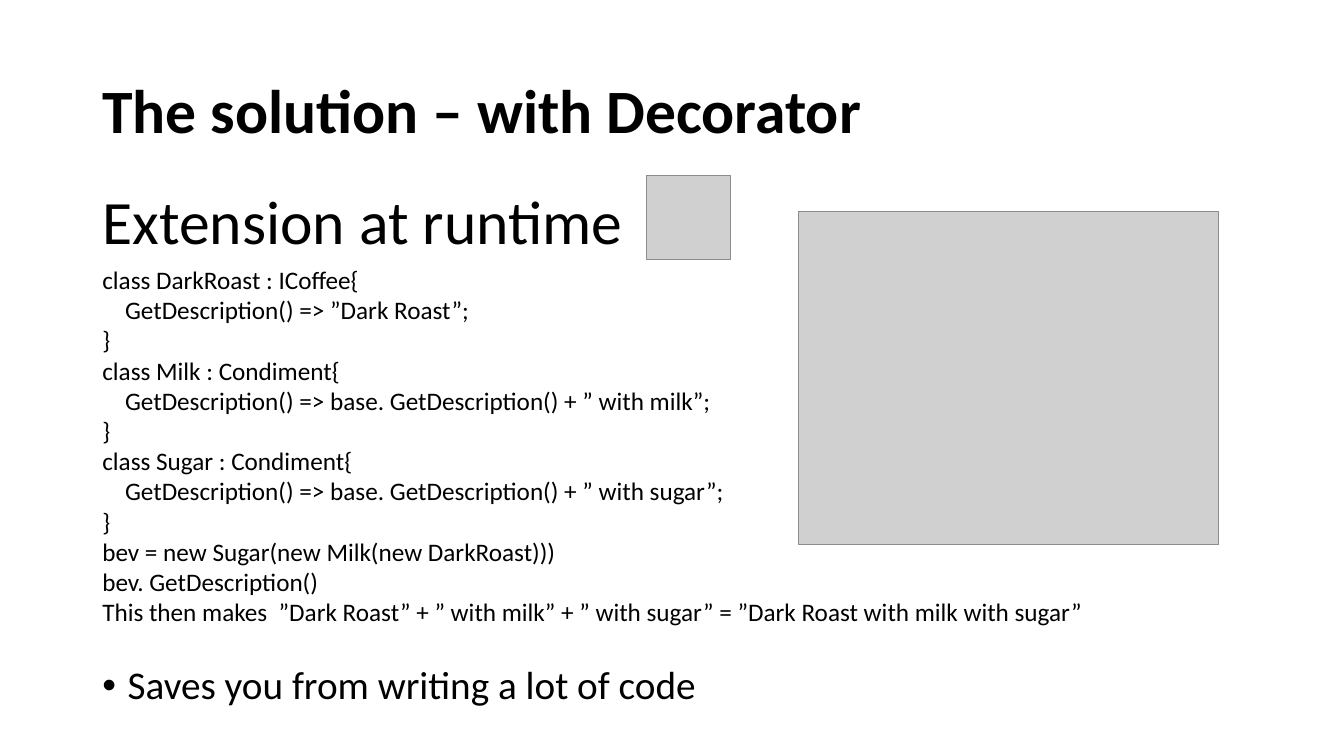
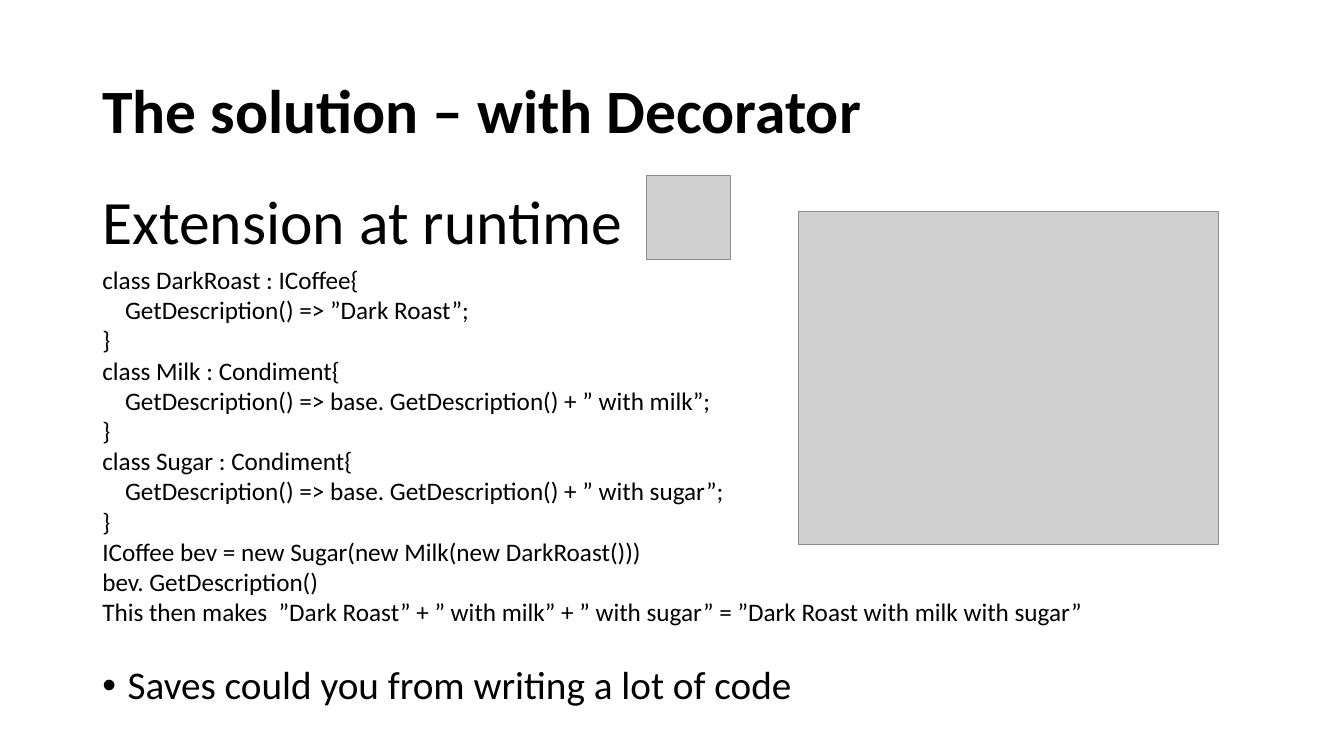
Before and after one commit to DaloonOfDoom/E21SWD_Assignment, a slide deck: slide 3 of Slides/The Decorator pattern.pptx. Drawn at 1344x756 pixels with LibreOffice and Linux fonts; fonts in the diff are those of the drawing; grey boxes stand for pictures. Boxes give left, top, right and bottom in pixels: in the first picture for what was removed or moved away, otherwise in the second. Text is boxed around its words. In the diff, an @@ line names an element or a change of style, - is before the commit and + after.

```diff
--- a/Slides/The Decorator pattern.pptx
+++ b/Slides/The Decorator pattern.pptx
@@ text at bbox=[102, 542, 641, 566]: text changed @@
-bev = new Sugar(new Milk(new DarkRoast)))
+ICoffee bev = new Sugar(new Milk(new DarkRoast()))
@@ text at bbox=[128, 671, 791, 706]: text changed @@
-• Saves you from writing a lot of code
+• Saves could you from writing a lot of code
```
Also in this commit, not shown: 1 other slide changed, 1 slide added, 1 slide removed.
